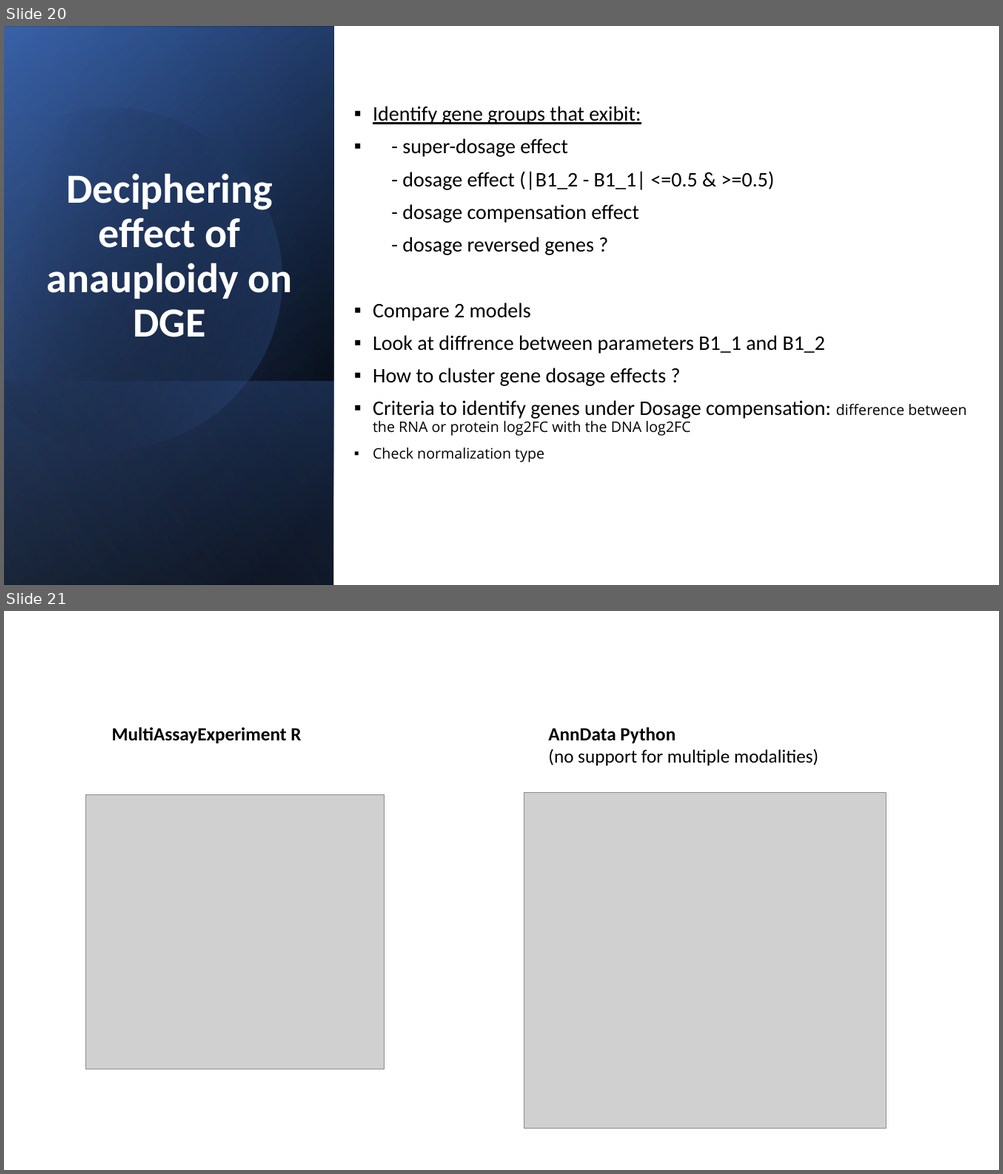
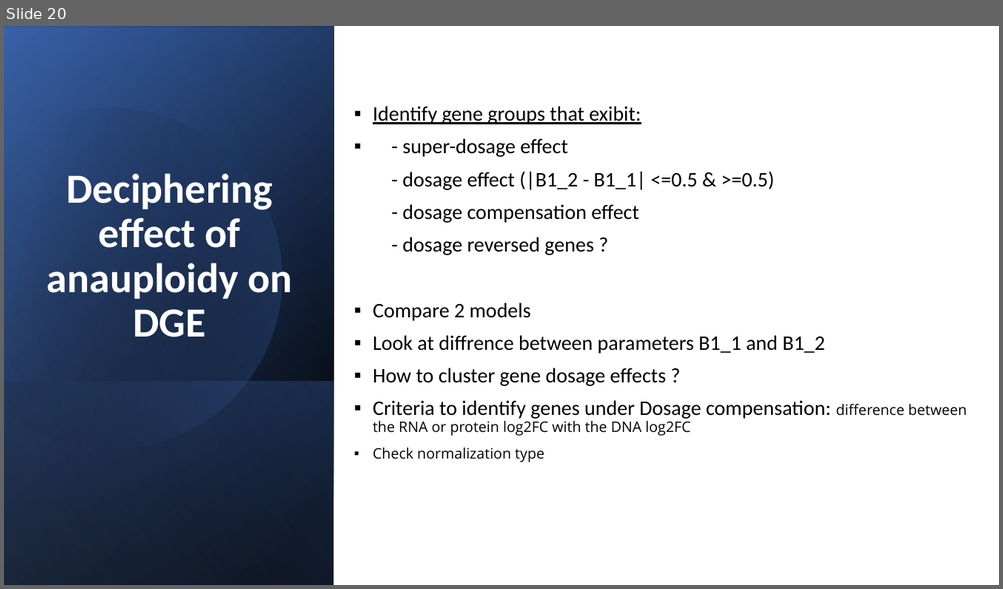
Before and after one commit to Katerina10-cloud/CN-aware-DGE, a slide deck: modeling DGE_CNV.pptx. Shown one above the other, each under a label of ours: slides 20 and 21 before the commit, slide 20 after it. The pictures are 1003x1174 and 1003x589 pixels, drawn with LibreOffice and Linux fonts; fonts in the diff are those of the drawing; grey boxes stand for pictures. Boxes give left, top, right and bottom in pixels: in the first picture for what was removed or moved away, otherwise in the second. Text is boxed around its words. In the diff, an @@ line names an element or a change of style, - is before the commit and + after.

```diff
--- a/modeling DGE_CNV.pptx
+++ b/modeling DGE_CNV.pptx
@@ slide 21 removed at [4,611,999,1170], background #FFFFFF @@
@@ text removed at [112,727,301,743] @@
-MultiAssayExperiment R
@@ text removed at [548,727,818,766] @@
-AnnData Python
-(no support for multiple modalities)
@@ picture removed at [85,795,384,1070] @@
@@ picture removed at [524,792,886,1129] @@
```
Also in this commit, not shown: 7 slides changed, 2 slides added, 2 other slides removed, 6 other files.
